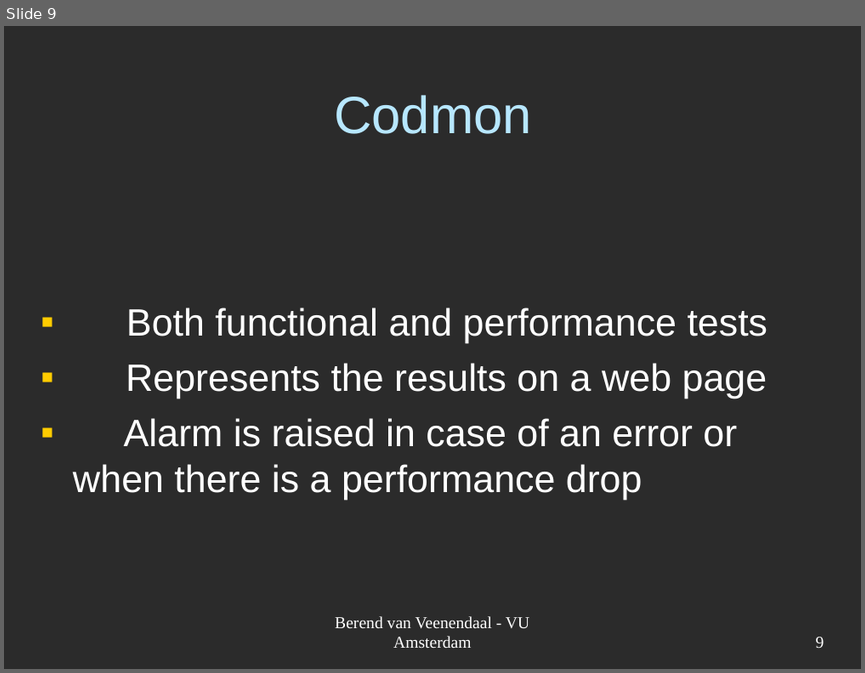
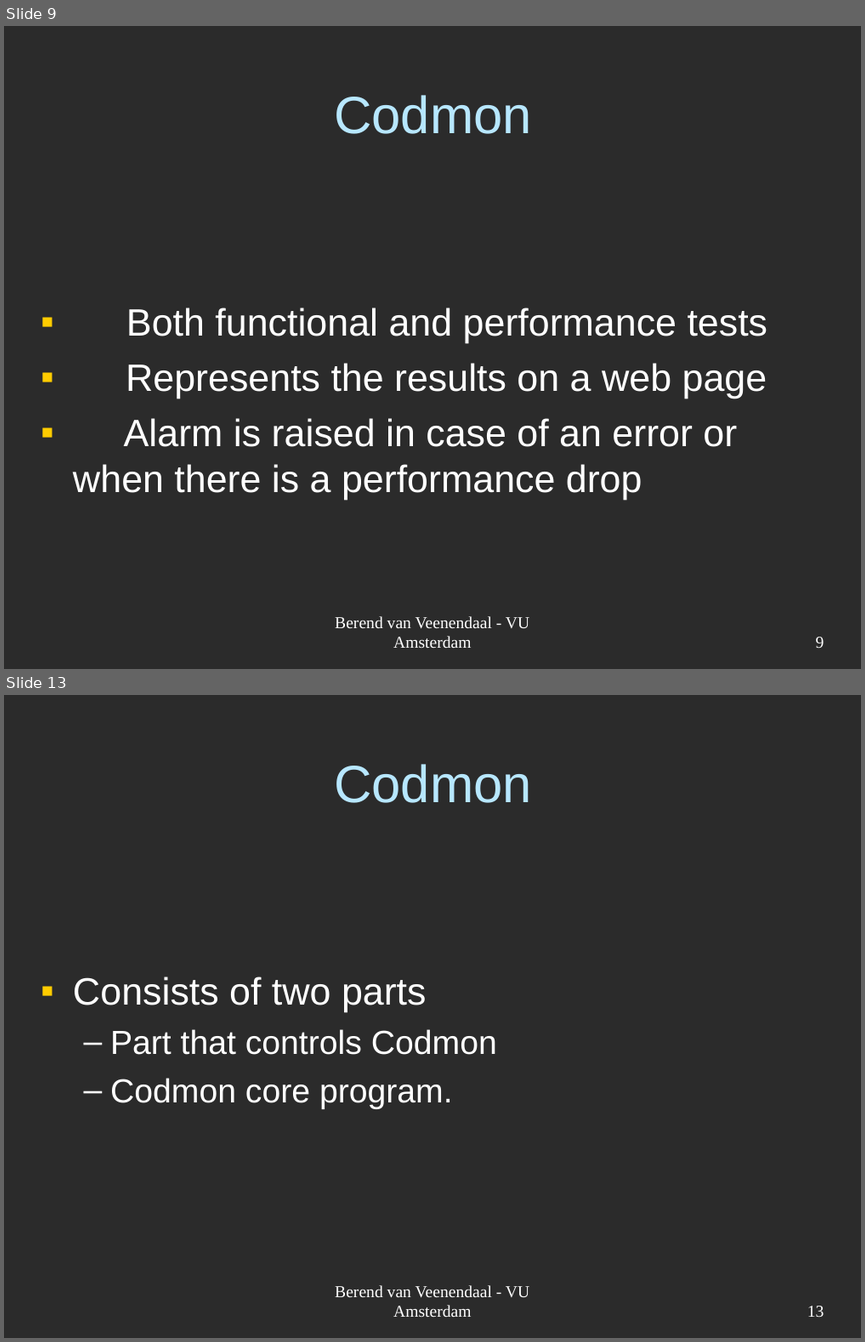
Before and after one commit to JungleComputing/codmon, a slide deck: doc/report/Codmon-VM.ppt. Shown one above the other, each under a label of ours: slide 9 before the commit, slides 9 and 13 after it; the slides between them are not shown. The pictures are 865x673 and 865x1342 pixels, drawn with LibreOffice and Linux fonts; fonts in the diff are those of the drawing; background and template pictures are left out; a plain dark background stands for a picture behind light text. Boxes give left, top, right and bottom in pixels: in the first picture for what was removed or moved away, otherwise in the second. Text is boxed around its words. In the diff, an @@ line names an element or a change of style, - is before the commit and + after.

```diff
--- a/doc/report/Codmon-VM.ppt
+++ b/doc/report/Codmon-VM.ppt
@@ slide 13 added at (4, 695, 861, 1338), background picture (left out) @@
@@ title added at (334, 764, 532, 803), 44 pt, text #B7E7FF @@
+Codmon
@@ text added at (73, 976, 497, 1109), 28 pt, text #FFFFFF @@
+▪ Consists of two parts
+  – Part that controls Codmon
+  – Codmon core program.
@@ text added at (335, 1285, 529, 1316), 14 pt, text #FFFFFF @@
+Berend van Veenendaal - VU Amsterdam
@@ page number added at (807, 1305, 824, 1316), 14 pt, text #FFFFFF @@
+13
```
Also in this commit, not shown: 4 other slides added.
